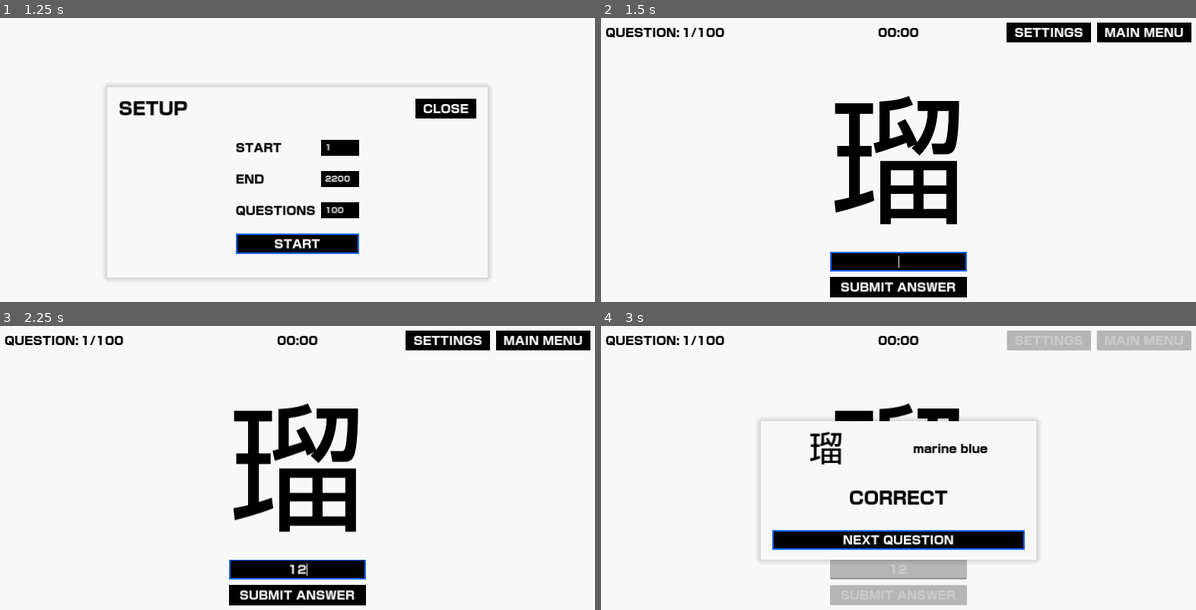
Above: before the commit, frames 1-4 (two rows, left to right).
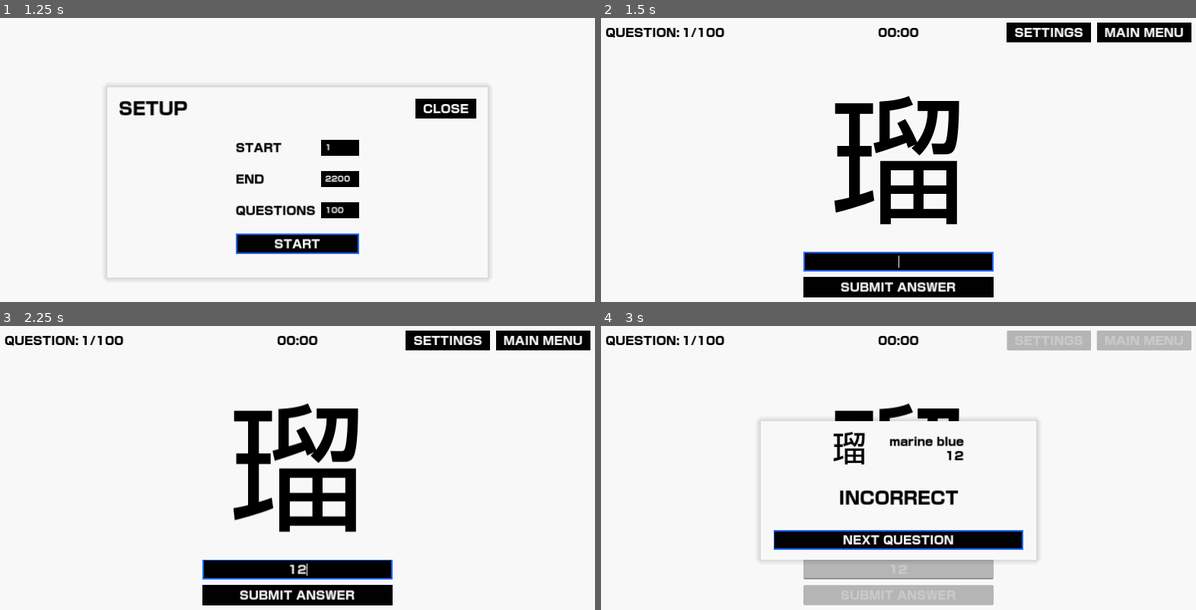
Above: after the commit, the same moments.

Repository: daredakke/kanji-drill
Game: Godot game, scene res://scenes/app.tscn
The game is run twice, just before and just after one commit, with the same random seed, the same clock (stepped at 60 frames per second) and the same inputs.
Inputs (mouse positions are in pixels of both pictures, inside the frame that each line leads up to):
- Up to frame 1 (1.25 s): click "START QUIZ" at 0.5 s
- Up to frame 2 (1.5 s): click "START" at 1.25 s
- Up to frame 3 (2.25 s): click (297, 570) at 2.02 s; type "12" at 2.1 s
- Up to frame 4 (3 s): click "SUBMIT ANSWER" at 2.75 s

Frame 1 is identical in both runs. In frame 2, 1.3% of the frame differs, in the area x 34-66%, y 82-99%; in frame 3, 1.3%; in frame 4, 3.3%, in the area x 28-72%, y 37-99%.

Commit message:
Check if answer correct or not
Requires exact match for now.

Diff:
--- a/scenes/quiz.tscn
+++ b/scenes/quiz.tscn
@@ -104,6 +104,7 @@
 
 [node name="AnswerInput" type="LineEdit" parent="QuizVBox/AnswerVBox"]
 unique_name_in_owner = true
+custom_minimum_size = Vector2(400, 0)
 layout_mode = 2
 focus_neighbor_top = NodePath("../../../HeaderMargin/ButtonsHBox/SettingsButton")
 focus_neighbor_bottom = NodePath("../SubmitButton")
@@ -208,9 +209,15 @@
 
 [node name="InnerMargin" type="MarginContainer" parent="AnswerMargin/AnswerPanel"]
 layout_mode = 1
-anchors_preset = 15
-anchor_right = 1.0
-anchor_bottom = 1.0
+anchors_preset = 8
+anchor_left = 0.5
+anchor_top = 0.5
+anchor_right = 0.5
+anchor_bottom = 0.5
+offset_left = -287.0
+offset_top = -149.0
+offset_right = 287.0
+offset_bottom = 149.0
 grow_horizontal = 2
 grow_vertical = 2
 theme_override_constants/margin_left = 24
@@ -226,6 +233,7 @@
 [node name="HBoxContainer" type="HBoxContainer" parent="AnswerMargin/AnswerPanel/InnerMargin/AnswerVBox"]
 layout_mode = 2
 size_flags_horizontal = 4
+theme_override_constants/separation = 48
 
 [node name="KanjiLabel" type="Label" parent="AnswerMargin/AnswerPanel/InnerMargin/AnswerVBox/HBoxContainer"]
 unique_name_in_owner = true
@@ -235,13 +243,21 @@
 text = "認"
 horizontal_alignment = 1
 
-[node name="KeywordLabel" type="Label" parent="AnswerMargin/AnswerPanel/InnerMargin/AnswerVBox/HBoxContainer"]
-unique_name_in_owner = true
-custom_minimum_size = Vector2(300, 0)
+[node name="VBoxContainer" type="VBoxContainer" parent="AnswerMargin/AnswerPanel/InnerMargin/AnswerVBox/HBoxContainer"]
+layout_mode = 2
+size_flags_vertical = 4
+
+[node name="KeywordLabel" type="Label" parent="AnswerMargin/AnswerPanel/InnerMargin/AnswerVBox/HBoxContainer/VBoxContainer"]
+unique_name_in_owner = true
 layout_mode = 2
 text = "ACKNOWLEDGE"
 horizontal_alignment = 2
-autowrap_mode = 2
+
+[node name="SubmittedLabel" type="Label" parent="AnswerMargin/AnswerPanel/InnerMargin/AnswerVBox/HBoxContainer/VBoxContainer"]
+unique_name_in_owner = true
+layout_mode = 2
+text = "SUBMITTED: COME APART AT THE SEAMS"
+horizontal_alignment = 2
 
 [node name="ResultLabel" type="Label" parent="AnswerMargin/AnswerPanel/InnerMargin/AnswerVBox"]
 unique_name_in_owner = true
--- a/scripts/quiz.gd
+++ b/scripts/quiz.gd
@@ -24,6 +24,7 @@
 @onready var answer: MarginContainer = %AnswerMargin
 @onready var kanji_label: Label = %KanjiLabel
 @onready var keyword_label: Label = %KeywordLabel
+@onready var submitted_label: Label = %SubmittedLabel
 @onready var result_label: Label = %ResultLabel
 @onready var next_button: Button = %NextButton
 
@@ -38,16 +39,21 @@
 	yes_button.pressed.connect(_return_to_main_menu)
 	no_button.pressed.connect(_hide_main_menu_dialogue)
 
-	submit_button.pressed.connect(_check_answer)
+	answer_input.text_changed.connect(_submit_button_state)
+	answer_input.text_submitted.connect(_on_answer_input_submitted)
+	submit_button.pressed.connect(_on_submit_button_pressed)
 	next_button.pressed.connect(next_question)
 
 
 func focus_input() -> void:
+	answer_input.text = ""
 	answer_input.grab_focus()
+	submit_button.disabled = true
 	_enable_quiz()
 
 
 func next_question() -> void:
+	submitted_label.hide()
 	answer.hide()
 	focus_input()
 
@@ -62,10 +68,32 @@
 		questions_value.text = current_question + "/" + str(total_questions)
 
 
-func _check_answer() -> void:
+func _on_answer_input_submitted(new_text: String) -> void:
+	_check_answer(new_text.to_lower())
+
+
+func _on_submit_button_pressed() -> void:
+	_check_answer(answer_input.text.to_lower())
+
+
+func _check_answer(submitted_answer: String) -> void:
+	if submitted_answer == _question.keyword:
+		result_label.text = "CORRECT"
+	else:
+		submitted_label.show()
+		submitted_label.text = submitted_answer
+		result_label.text = "INCORRECT"
+
 	answer.show()
 	next_button.grab_focus()
 	_disable_quiz()
+
+
+func _submit_button_state(new_text: String) -> void:
+	if new_text != "":
+		submit_button.disabled = false
+	else:
+		submit_button.disabled = true
 
 
 func _show_settings() -> void:
